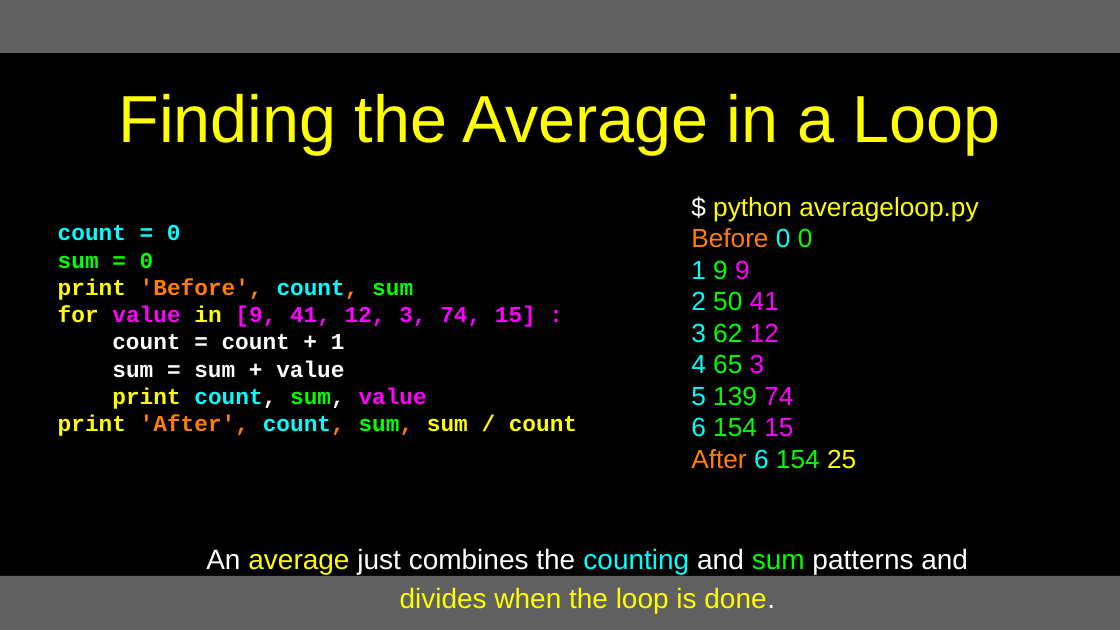
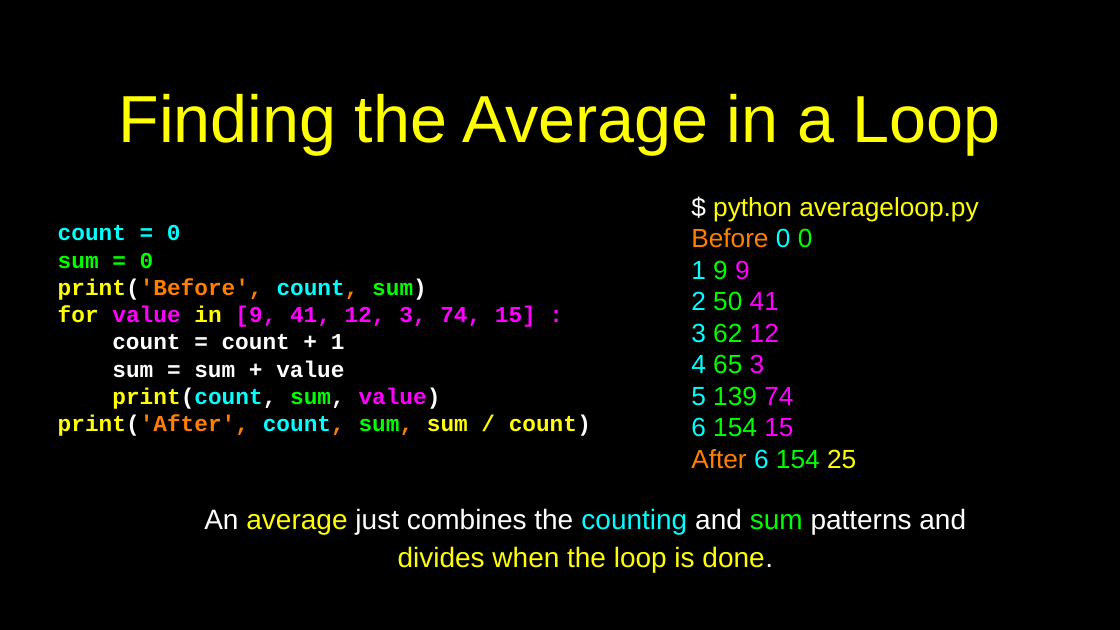
Before and after one commit to csev/py4e, a slide deck: slide 43 of lectures3/Pythonlearn-05-Iterations.pptx. Drawn at 1120x630 pixels with LibreOffice and Linux fonts; fonts in the diff are those of the drawing. Boxes give left, top, right and bottom in pixels: in the first picture for what was removed or moved away, otherwise in the second. Text is boxed around its words. In the diff, an @@ line names an element or a change of style, - is before the commit and + after.

```diff
--- a/lectures3/Pythonlearn-05-Iterations.pptx
+++ b/lectures3/Pythonlearn-05-Iterations.pptx
@@ rectangle removed at [0,0,1120,53] @@
@@ text at [58,278,427,300]: text changed @@
-print 'Before', count, sum
+print('Before', count, sum)
@@ text at [58,388,591,436]: text changed @@
-print count, sum, value
-print 'After', count, sum, sum / count
+print(count, sum, value)
+print('After', count, sum, sum / count)
@@ text "An average just combines the ...": place and size @@
-text "An average just combines the ..." at [206,548,968,613]
+text "An average just combines the ..." at [204,508,966,572]
@@ rectangle at [0,576,1120,630]: fill #606060 to #000000 @@
```
Also in this commit, not shown: 51 other slides changed, 5 other files.
